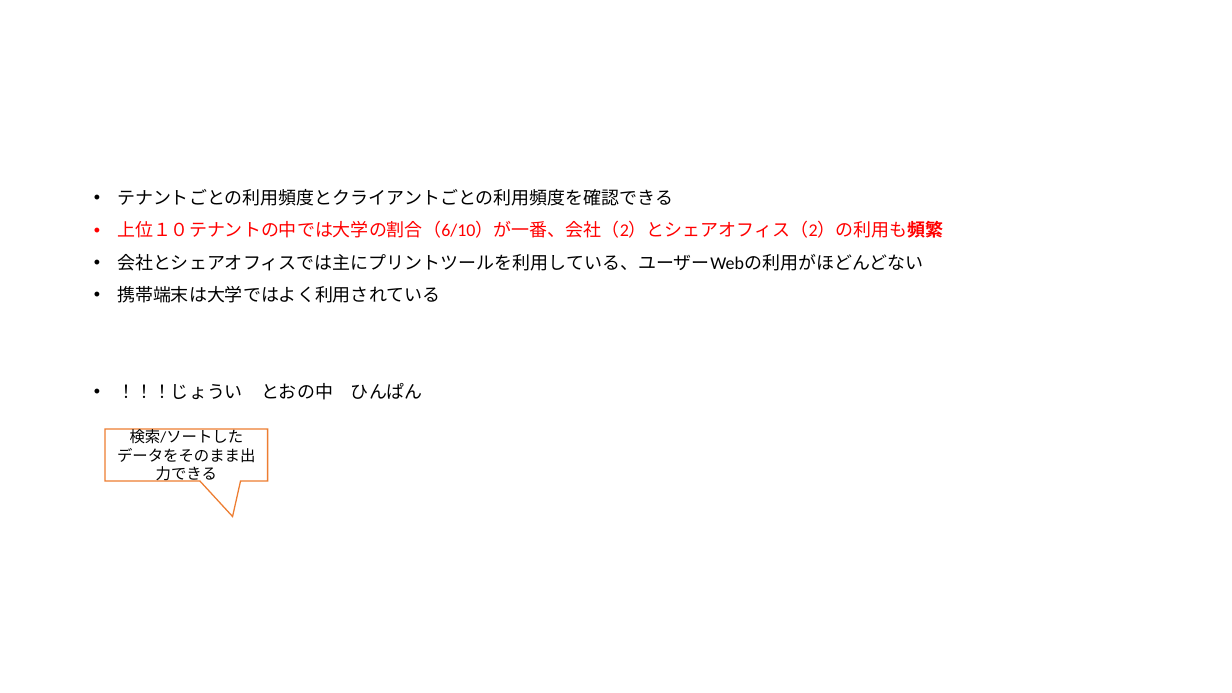
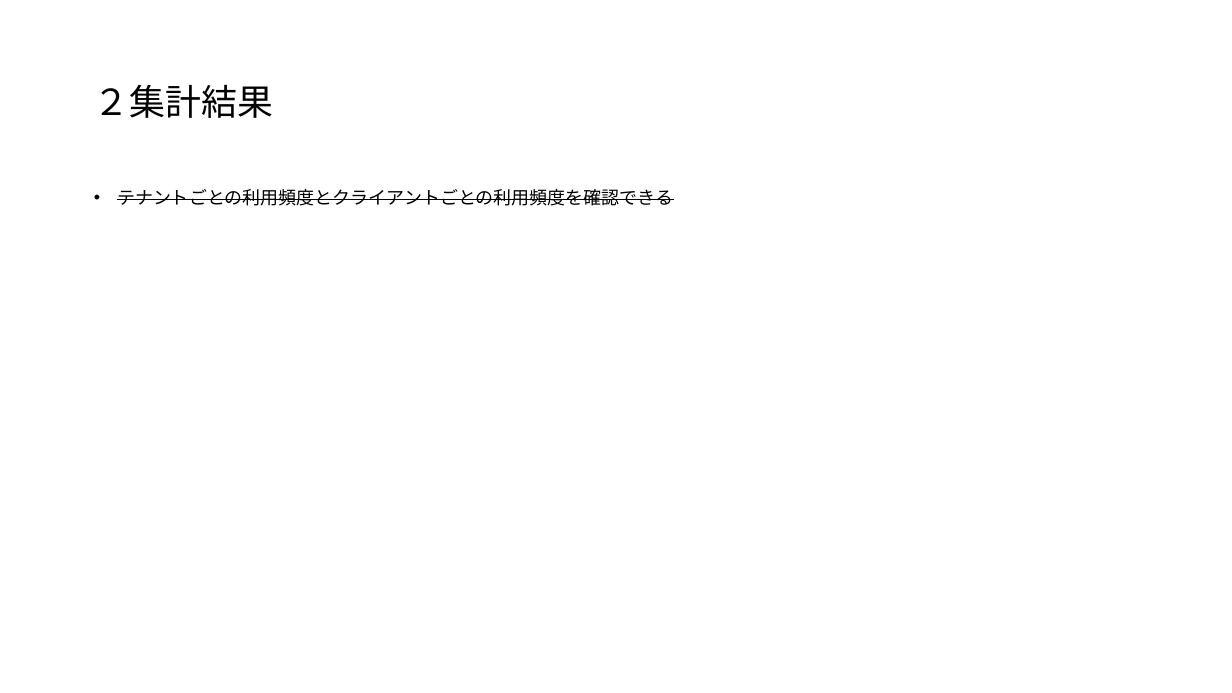
Before and after one commit to satiez/test, a slide deck: slide 3 of 報告.pptx (slide 2 before the commit). Drawn at 1232x693 pixels with LibreOffice and Linux fonts; fonts in the diff are those of the drawing. Boxes give left, top, right and bottom in pixels: in the first picture for what was removed or moved away, otherwise in the second. Text is boxed around its words. In the diff, an @@ line names an element or a change of style, - is before the commit and + after.

```diff
--- a/報告.pptx
+++ b/報告.pptx
@@ title added at [94, 84, 273, 118], 28 pt, text #000000 @@
+２集計結果
@@ text "テナントごとの利用頻度とクライアントごとの利用頻度を確認できる" at [117, 189, 674, 206]: strikethrough on @@
@@ text at [117, 220, 944, 400]: paragraphs removed @@
-• 上位１０テナントの中では大学の割合（6/10）が一番、会社（2）とシェアオフィス（2）の利用も頻繁
-• 会社とシェアオフィスでは主にプリントツールを利用している、ユーザーWebの利用がほどんどない
-• 携帯端末は大学ではよく利用されている
-• ！！！じょうい とおの中 ひんぱん
@@ speech box removed at [105, 429, 268, 481] @@
-検索/ソートしたデータをそのまま出力できる
```
Also in this commit, not shown: 8 other slides changed, 3 slides added, 2 slides removed.
